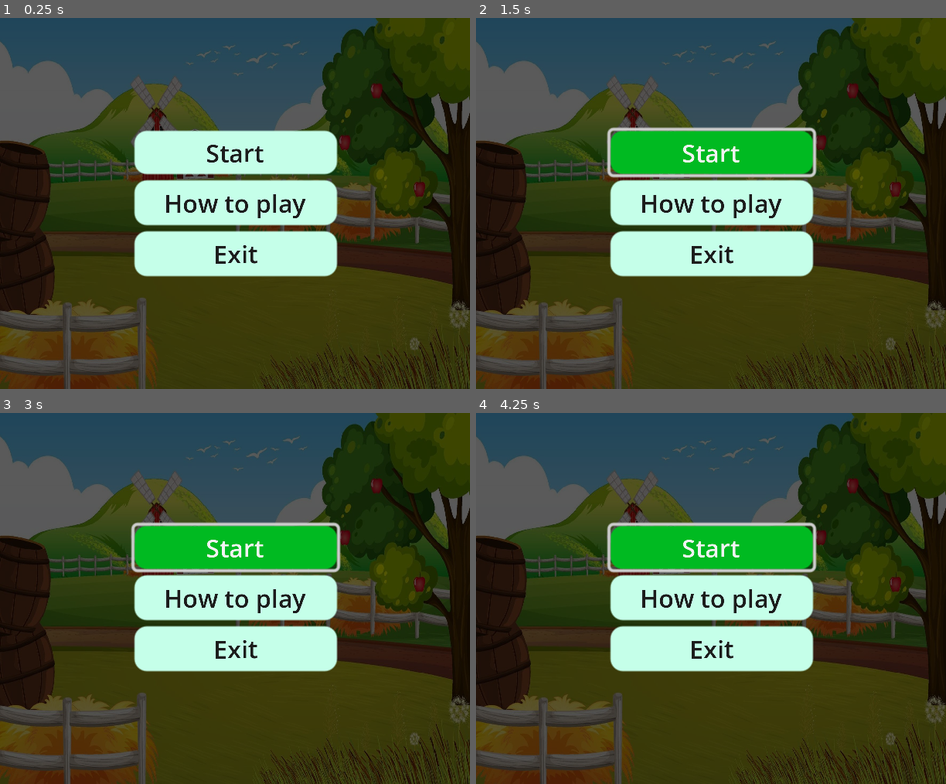
Above: before the commit, frames 1-4 (two rows, left to right).
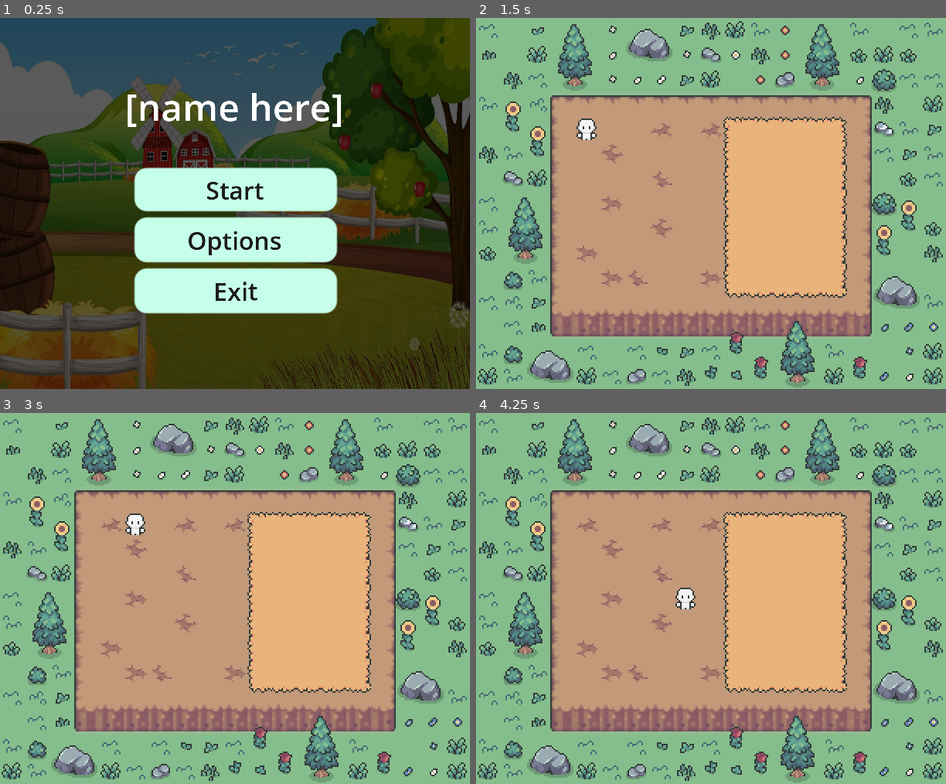
Above: after the commit, the same moments.

Repository: wnskim/LionJam2025
Game: Godot game, scene res://main_menu.tscn
Same seed, same stepped clock (60 frames per second), same inputs: the game is played once before the commit and once after it. This scene is started directly instead of the project's main scene.
Inputs (mouse positions are in pixels of both pictures, inside the frame that each line leads up to):
- Up to frame 1 (0.25 s): no input
- Up to frame 2 (1.5 s): click (711, 203) at 0.5 s, where only the run before the commit has a clickable "How to play"; click (711, 151) at 1.25 s, where only the run before the commit has a clickable "Start"
- Up to frame 3 (3 s): click (235, 546) at 2 s, where only the run before the commit has a clickable "Start"; tap Enter at 2.75 s; hold D (Right) from 2.78 s (still down)
- Up to frame 4 (4.25 s): release D (Right) at 3.53 s; hold S (Down) from 3.53 s (still down)

The runs differ from the first frame. In frame 1, 15% of the frame differs, in the area x 27-73%, y 20-80%; in frame 2, 100%, in the area x 0-100%, y 0-100%; in frame 3, 100%; in frame 4, 100%.

Commit message:
linked the main menu buttons and created an options page

Diff:
--- /dev/null
+++ b/Options.tscn
@@ -0,0 +1,116 @@
+[gd_scene load_steps=19 format=3 uid="uid://x58awmgbpye8"]
+
+[ext_resource type="Texture2D" uid="uid://u64l8mbkpk2j" path="res://Assets/farm-scene-with-windmill-and-barn-free-vector.jpg" id="1_0ch3s"]
+[ext_resource type="Script" path="res://options.gd" id="1_qvitt"]
+
+[sub_resource type="StyleBoxTexture" id="StyleBoxTexture_jhfhd"]
+texture = ExtResource("1_0ch3s")
+modulate_color = Color(0.352941, 0.352941, 0.352941, 1)
+
+[sub_resource type="StyleBoxEmpty" id="StyleBoxEmpty_dl7s3"]
+
+[sub_resource type="StyleBoxEmpty" id="StyleBoxEmpty_p3xgq"]
+
+[sub_resource type="StyleBoxEmpty" id="StyleBoxEmpty_i8n1q"]
+
+[sub_resource type="StyleBoxEmpty" id="StyleBoxEmpty_r6f80"]
+
+[sub_resource type="StyleBoxEmpty" id="StyleBoxEmpty_37844"]
+
+[sub_resource type="StyleBoxEmpty" id="StyleBoxEmpty_lmke3"]
+
+[sub_resource type="StyleBoxEmpty" id="StyleBoxEmpty_i022c"]
+
+[sub_resource type="StyleBoxEmpty" id="StyleBoxEmpty_6snty"]
+
+[sub_resource type="StyleBoxEmpty" id="StyleBoxEmpty_sw2ya"]
+
+[sub_resource type="StyleBoxEmpty" id="StyleBoxEmpty_anodx"]
+
+[sub_resource type="StyleBoxEmpty" id="StyleBoxEmpty_ifl1p"]
+
+[sub_resource type="StyleBoxEmpty" id="StyleBoxEmpty_4l8h2"]
+
+[sub_resource type="StyleBoxEmpty" id="StyleBoxEmpty_0nebg"]
+
+[sub_resource type="StyleBoxEmpty" id="StyleBoxEmpty_2i653"]
+
+[sub_resource type="StyleBoxEmpty" id="StyleBoxEmpty_01a7x"]
+
+[node name="Options" type="Control"]
+layout_mode = 3
+anchors_preset = 0
+offset_right = 152.0
+offset_bottom = 120.0
+script = ExtResource("1_qvitt")
+
+[node name="Panel" type="Panel" parent="."]
+layout_mode = 1
+anchors_preset = 15
+anchor_right = 1.0
+anchor_bottom = 1.0
+grow_horizontal = 2
+grow_vertical = 2
+theme_override_styles/panel = SubResource("StyleBoxTexture_jhfhd")
+
+[node name="Back" type="Button" parent="."]
+layout_mode = 1
+offset_right = 30.0
+offset_bottom = 19.0
+theme_override_colors/font_disabled_color = Color(0.860369, 0.860369, 0.860369, 1)
+theme_override_colors/font_hover_pressed_color = Color(0.646029, 0.646029, 0.646029, 1)
+theme_override_colors/font_hover_color = Color(0.647059, 0.647059, 0.647059, 1)
+theme_override_colors/font_pressed_color = Color(0.858824, 0.858824, 0.858824, 1)
+theme_override_font_sizes/font_size = 7
+theme_override_styles/focus = SubResource("StyleBoxEmpty_dl7s3")
+theme_override_styles/disabled_mirrored = SubResource("StyleBoxEmpty_p3xgq")
+theme_override_styles/disabled = SubResource("StyleBoxEmpty_i8n1q")
+theme_override_styles/hover_pressed_mirrored = SubResource("StyleBoxEmpty_r6f80")
+theme_override_styles/hover_pressed = SubResource("StyleBoxEmpty_37844")
+theme_override_styles/hover_mirrored = SubResource("StyleBoxEmpty_lmke3")
+theme_override_styles/hover = SubResource("StyleBoxEmpty_i022c")
+theme_override_styles/pressed_mirrored = SubResource("StyleBoxEmpty_6snty")
+theme_override_styles/pressed = SubResource("StyleBoxEmpty_sw2ya")
+theme_override_styles/normal_mirrored = SubResource("StyleBoxEmpty_anodx")
+theme_override_styles/normal = SubResource("StyleBoxEmpty_ifl1p")
+text = "< Back"
+
+[node name="Label" type="Label" parent="."]
+layout_mode = 1
+anchors_preset = 5
+anchor_left = 0.5
+anchor_right = 0.5
+offset_left = -32.0
+offset_top = 6.0
+offset_right = 32.0
+offset_bottom = 25.0
+grow_horizontal = 2
+theme_override_font_sizes/font_size = 11
+text = "OPTIONS"
+horizontal_alignment = 1
+vertical_alignment = 1
+
+[node name="RichTextLabel" type="RichTextLabel" parent="."]
+layout_mode = 0
+offset_left = 10.0
+offset_top = 31.0
+offset_right = 82.0
+offset_bottom = 103.0
+focus_mode = 2
+theme_override_font_sizes/normal_font_size = 3
+theme_override_styles/fill = SubResource("StyleBoxEmpty_4l8h2")
+theme_override_styles/background = SubResource("StyleBoxEmpty_0nebg")
+theme_override_styles/focus = SubResource("StyleBoxEmpty_2i653")
+theme_override_styles/normal = SubResource("StyleBoxEmpty_01a7x")
+text = "How to play:
+
+1. Collect and plant seeds before they disappear!
+
+2. Water the crops before they shrivel!
+
+3. Harvest the crops before they go bad!
+
+4. Deliver the crops before the day ends!"
+selection_enabled = true
+
+[connection signal="pressed" from="Back" to="." method="_on_back_pressed"]
--- /dev/null
+++ b/main_menu.gd
@@ -0,0 +1,23 @@
+extends Control
+
+
+# Called when the node enters the scene tree for the first time.
+func _ready() -> void:
+	pass # Replace with function body.
+
+
+# Called every frame. 'delta' is the elapsed time since the previous frame.
+func _process(delta: float) -> void:
+	pass
+
+
+func _on_start_pressed() -> void:
+	get_tree().change_scene_to_file("res://main.tscn")
+
+
+func _on_options_pressed() -> void:
+	get_tree().change_scene_to_file("res://Options.tscn")
+
+
+func _on_exit_pressed() -> void:
+	get_tree().quit()
--- a/main_menu.tscn
+++ b/main_menu.tscn
@@ -1,17 +1,26 @@
-[gd_scene load_steps=5 format=3 uid="uid://bp877spahoych"]
+[gd_scene load_steps=10 format=3 uid="uid://bp877spahoych"]
 
+[ext_resource type="Script" path="res://main_menu.gd" id="1_0xs4u"]
 [ext_resource type="Texture2D" uid="uid://u64l8mbkpk2j" path="res://Assets/farm-scene-with-windmill-and-barn-free-vector.jpg" id="1_ppe35"]
 
 [sub_resource type="StyleBoxTexture" id="StyleBoxTexture_1m3bq"]
 texture = ExtResource("1_ppe35")
 modulate_color = Color(0.353438, 0.353438, 0.353438, 1)
 
+[sub_resource type="StyleBoxEmpty" id="StyleBoxEmpty_4ypl4"]
+
+[sub_resource type="StyleBoxEmpty" id="StyleBoxEmpty_p8q5m"]
+
+[sub_resource type="StyleBoxEmpty" id="StyleBoxEmpty_6rbk1"]
+
 [sub_resource type="StyleBoxFlat" id="StyleBoxFlat_guvui"]
-bg_color = Color(5.29438e-06, 0.731045, 0.128851, 1)
+bg_color = Color(0.74559, 1, 0.734634, 1)
 corner_radius_top_left = 8
 corner_radius_top_right = 8
 corner_radius_bottom_right = 8
 corner_radius_bottom_left = 8
+
+[sub_resource type="StyleBoxEmpty" id="StyleBoxEmpty_gxe0u"]
 
 [sub_resource type="StyleBoxFlat" id="StyleBoxFlat_sdmn8"]
 bg_color = Color(0.774391, 1, 0.911626, 1)
@@ -24,6 +33,7 @@
 layout_mode = 3
 anchor_right = 2.0
 anchor_bottom = 2.0
+script = ExtResource("1_0xs4u")
 
 [node name="Camera2D" type="Camera2D" parent="."]
 position = Vector2(152, 120)
@@ -46,32 +56,72 @@
 anchor_right = 0.5
 anchor_bottom = 0.5
 offset_left = -65.5
-offset_top = -47.0
+offset_top = -23.0
 offset_right = 65.5
-offset_bottom = 47.0
+offset_bottom = 71.0
 grow_horizontal = 2
 grow_vertical = 2
 
-[node name="Button" type="Button" parent="VBoxContainer"]
+[node name="Start" type="Button" parent="VBoxContainer"]
 layout_mode = 2
 size_flags_vertical = 3
+theme_override_colors/font_hover_pressed_color = Color(0.109804, 0.109804, 0.109804, 1)
+theme_override_colors/font_hover_color = Color(0.109804, 0.109804, 0.109804, 1)
+theme_override_colors/font_pressed_color = Color(0.109804, 0.109804, 0.109804, 1)
 theme_override_colors/font_color = Color(0.109341, 0.109341, 0.109341, 1)
+theme_override_styles/focus = SubResource("StyleBoxEmpty_4ypl4")
+theme_override_styles/hover_pressed_mirrored = SubResource("StyleBoxEmpty_p8q5m")
+theme_override_styles/hover_pressed = SubResource("StyleBoxEmpty_6rbk1")
 theme_override_styles/hover = SubResource("StyleBoxFlat_guvui")
+theme_override_styles/pressed = SubResource("StyleBoxEmpty_gxe0u")
 theme_override_styles/normal = SubResource("StyleBoxFlat_sdmn8")
 text = "Start"
 
-[node name="Button3" type="Button" parent="VBoxContainer"]
+[node name="Options" type="Button" parent="VBoxContainer"]
 layout_mode = 2
 size_flags_vertical = 3
+theme_override_colors/font_hover_pressed_color = Color(0.109804, 0.109804, 0.109804, 1)
+theme_override_colors/font_hover_color = Color(0.109804, 0.109804, 0.109804, 1)
+theme_override_colors/font_pressed_color = Color(0.109804, 0.109804, 0.109804, 1)
 theme_override_colors/font_color = Color(0.109341, 0.109341, 0.109341, 1)
+theme_override_styles/focus = SubResource("StyleBoxEmpty_4ypl4")
+theme_override_styles/hover_pressed_mirrored = SubResource("StyleBoxEmpty_p8q5m")
+theme_override_styles/hover_pressed = SubResource("StyleBoxEmpty_6rbk1")
 theme_override_styles/hover = SubResource("StyleBoxFlat_guvui")
+theme_override_styles/pressed = SubResource("StyleBoxEmpty_gxe0u")
 theme_override_styles/normal = SubResource("StyleBoxFlat_sdmn8")
-text = "How to play"
+text = "Options"
 
-[node name="Button2" type="Button" parent="VBoxContainer"]
+[node name="Exit" type="Button" parent="VBoxContainer"]
 layout_mode = 2
 size_flags_vertical = 3
+theme_override_colors/font_hover_pressed_color = Color(0.109804, 0.109804, 0.109804, 1)
+theme_override_colors/font_hover_color = Color(0.109804, 0.109804, 0.109804, 1)
+theme_override_colors/font_pressed_color = Color(0.109804, 0.109804, 0.109804, 1)
 theme_override_colors/font_color = Color(0.109341, 0.109341, 0.109341, 1)
+theme_override_styles/focus = SubResource("StyleBoxEmpty_4ypl4")
+theme_override_styles/hover_pressed_mirrored = SubResource("StyleBoxEmpty_p8q5m")
+theme_override_styles/hover_pressed = SubResource("StyleBoxEmpty_6rbk1")
 theme_override_styles/hover = SubResource("StyleBoxFlat_guvui")
+theme_override_styles/pressed = SubResource("StyleBoxEmpty_gxe0u")
 theme_override_styles/normal = SubResource("StyleBoxFlat_sdmn8")
 text = "Exit"
+
+[node name="Label" type="Label" parent="."]
+layout_mode = 1
+anchors_preset = 5
+anchor_left = 0.5
+anchor_right = 0.5
+offset_left = -70.5
+offset_top = 36.0
+offset_right = 70.5
+offset_bottom = 79.0
+grow_horizontal = 2
+theme_override_font_sizes/font_size = 24
+text = "[name here]"
+horizontal_alignment = 1
+vertical_alignment = 1
+
+[connection signal="pressed" from="VBoxContainer/Start" to="." method="_on_start_pressed"]
+[connection signal="pressed" from="VBoxContainer/Options" to="." method="_on_options_pressed"]
+[connection signal="pressed" from="VBoxContainer/Exit" to="." method="_on_exit_pressed"]
--- /dev/null
+++ b/options.gd
@@ -0,0 +1,15 @@
+extends Control
+
+
+# Called when the node enters the scene tree for the first time.
+func _ready() -> void:
+	pass # Replace with function body.
+
+
+# Called every frame. 'delta' is the elapsed time since the previous frame.
+func _process(delta: float) -> void:
+	pass
+
+
+func _on_back_pressed() -> void:
+	get_tree().change_scene_to_file("res://main_menu.tscn")
